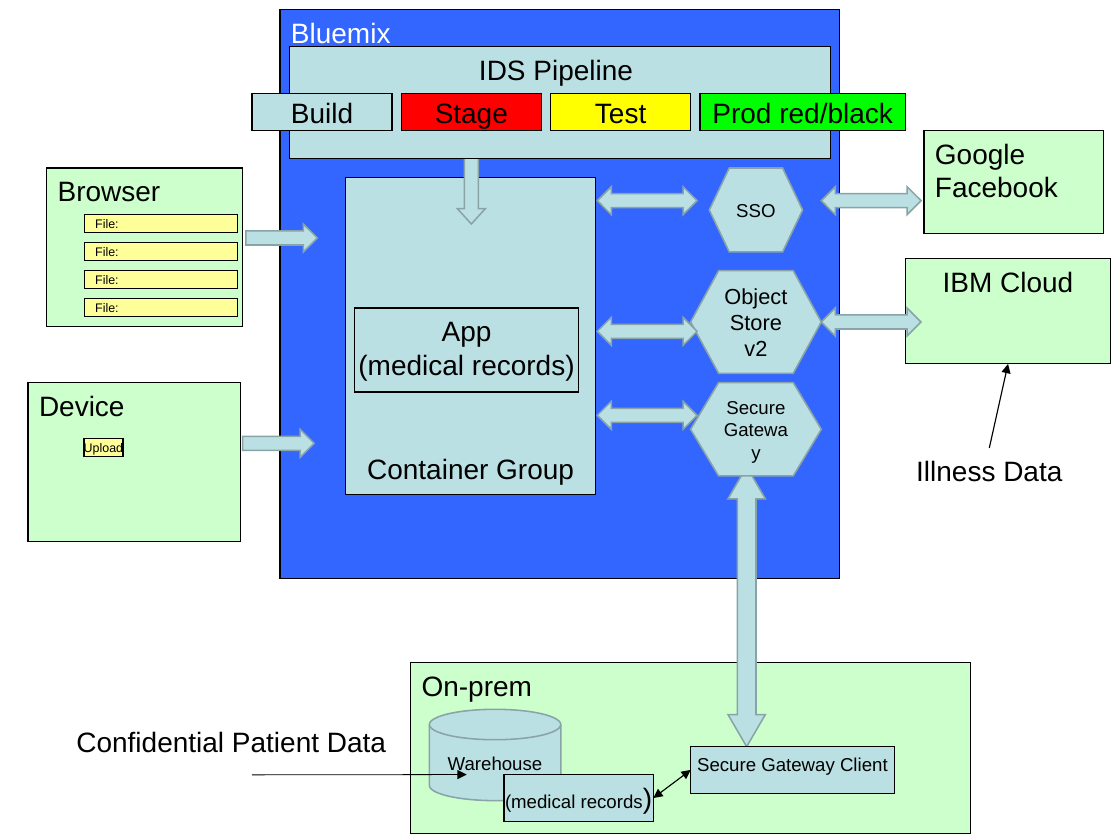
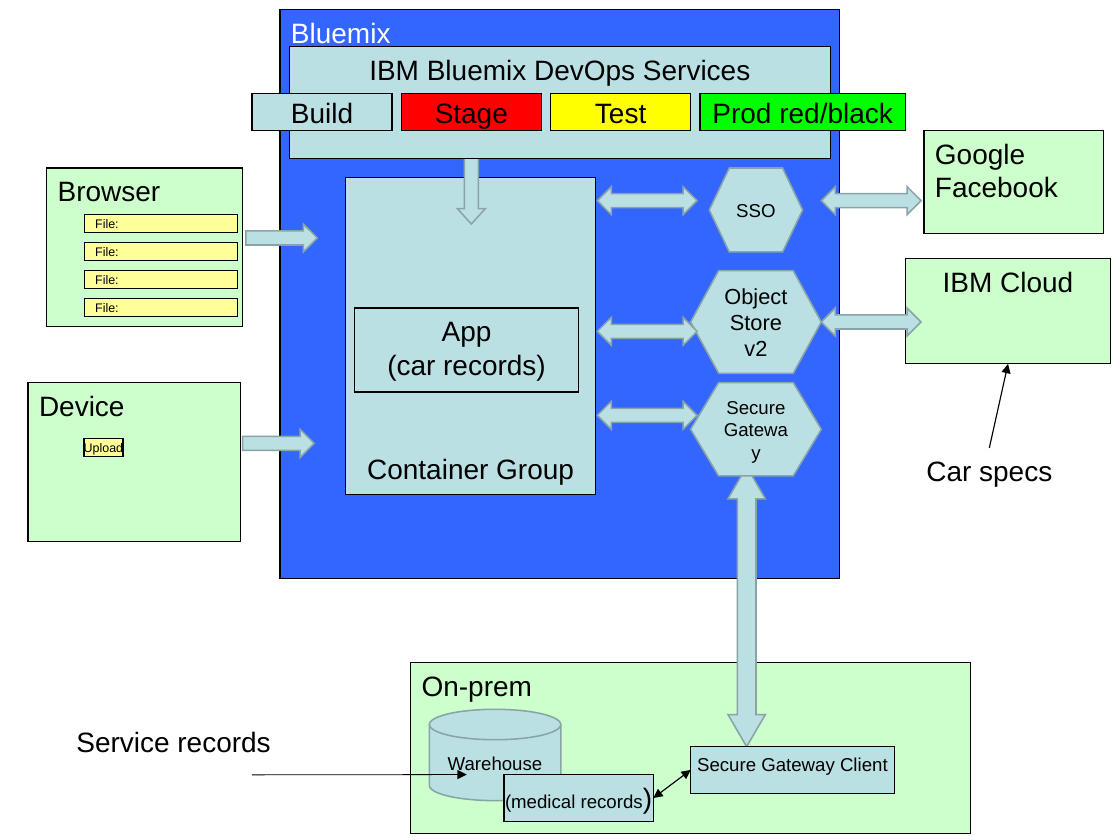
Before and after one commit to IBM-Cloud/arch-hybrid-data-carcare, a slide deck: slide 2 of docs/DataStoreScale-v3.ppt. Drawn at 1120x840 pixels with LibreOffice and Linux fonts; fonts in the diff are those of the drawing. Boxes give left, top, right and bottom in pixels: in the first picture for what was removed or moved away, otherwise in the second. Text is boxed around its words. In the diff, an @@ line names an element or a change of style, - is before the commit and + after.

```diff
--- a/docs/DataStoreScale-v3.ppt
+++ b/docs/DataStoreScale-v3.ppt
@@ text in rectangle at [369,59,750,85]: text changed @@
-IDS Pipeline
+IBM Bluemix DevOps Services
@@ text in rectangle at [387,354,546,380]: text changed @@
-(medical records)
+(car records)
@@ text at [926,461,1052,486]: text changed @@
-Illness Data
+Car specs
@@ text at [76,731,270,753]: text changed @@
-Confidential Patient Data
+Service records
```
Also in this commit, not shown: 2 other slides changed, 21 other files.
